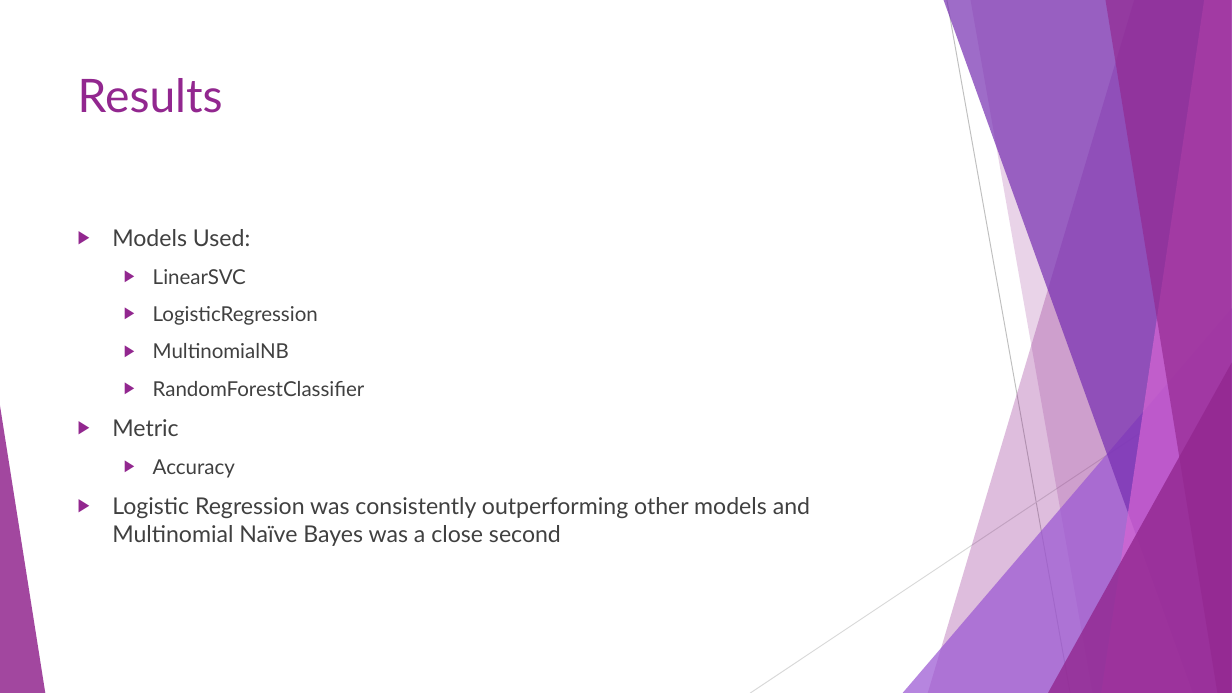
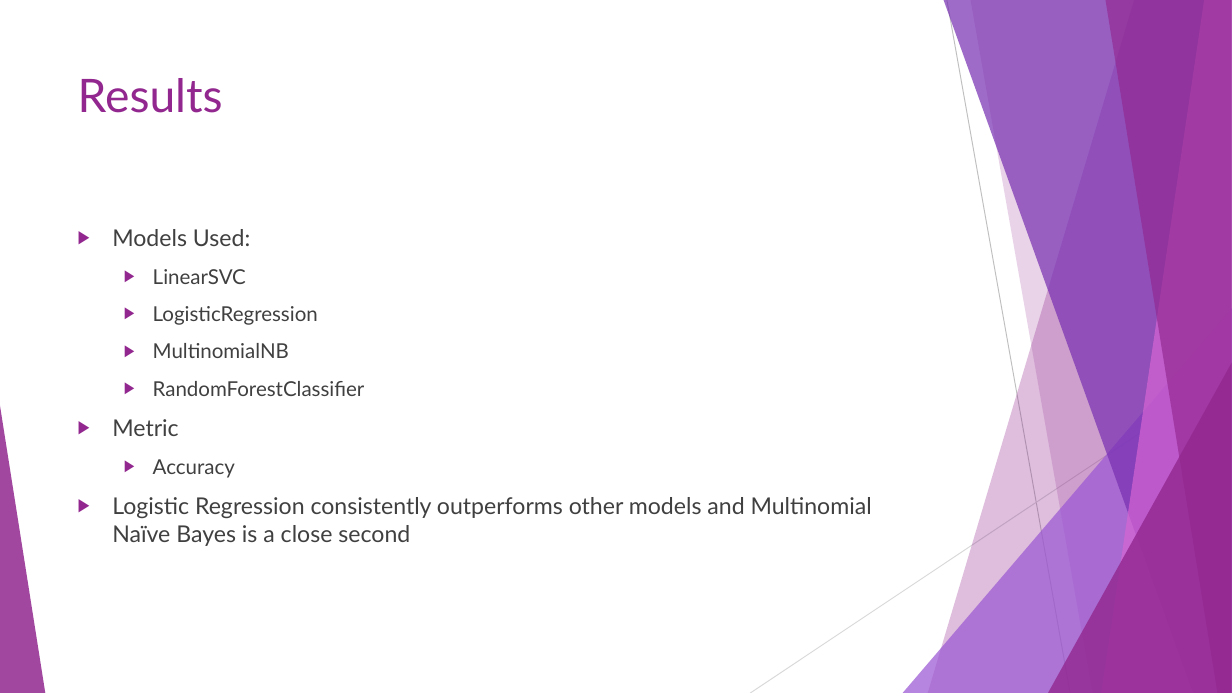
Before and after one commit to 99KHayes/products-for-curlies, a slide deck: slide 10 of results/Naturally_Curly.pptx. Drawn at 1232x693 pixels with LibreOffice and Linux fonts; fonts in the diff are those of the drawing. Boxes give left, top, right and bottom in pixels: in the first picture for what was removed or moved away, otherwise in the second. Text is boxed around its words. In the diff, an @@ line names an element or a change of style, - is before the commit and + after.

```diff
--- a/results/Naturally_Curly.pptx
+++ b/results/Naturally_Curly.pptx
@@ text at (112,497,872,546): text changed @@
-▶ Logistic Regression was consistently outperforming other models and Multinomial Naïve Bayes was a close second
+▶ Logistic Regression consistently outperforms other models and Multinomial Naïve Bayes is a close second
```
Also in this commit, not shown: 1 other slide changed, 1 slide added, 1 other file.
